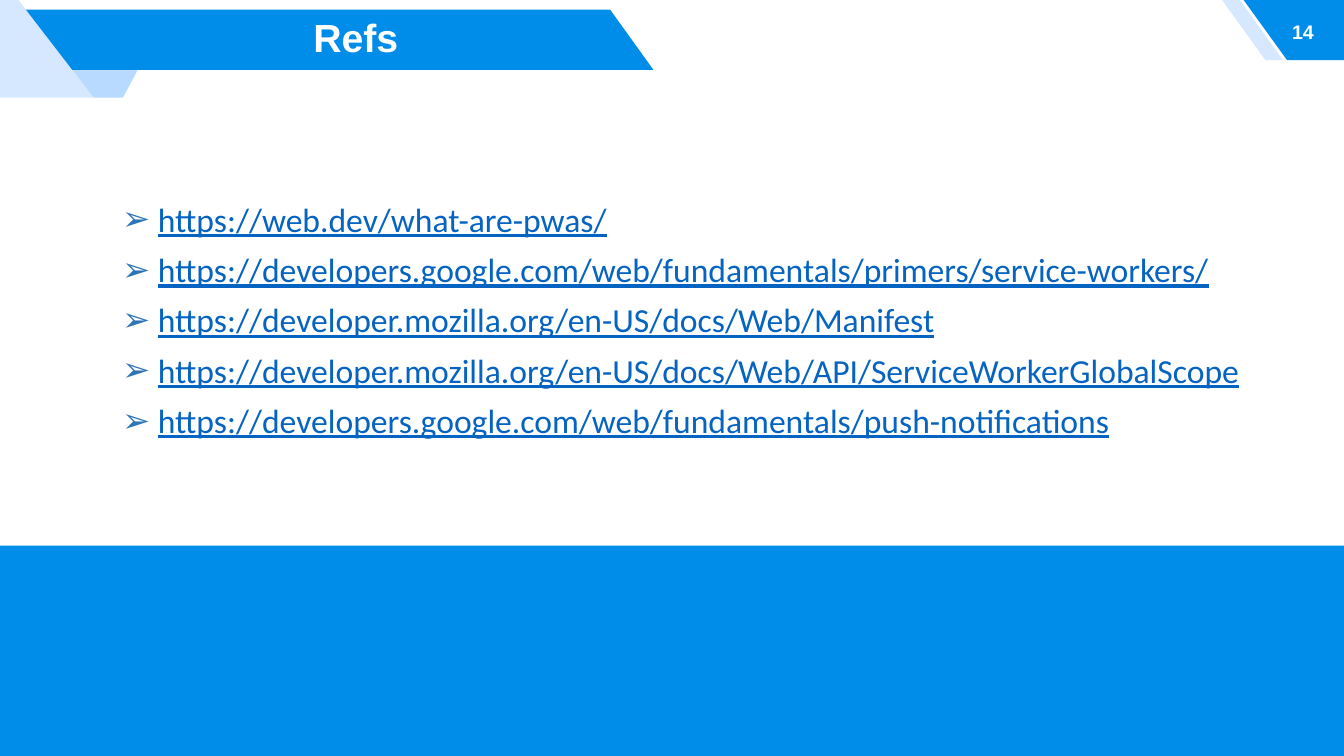
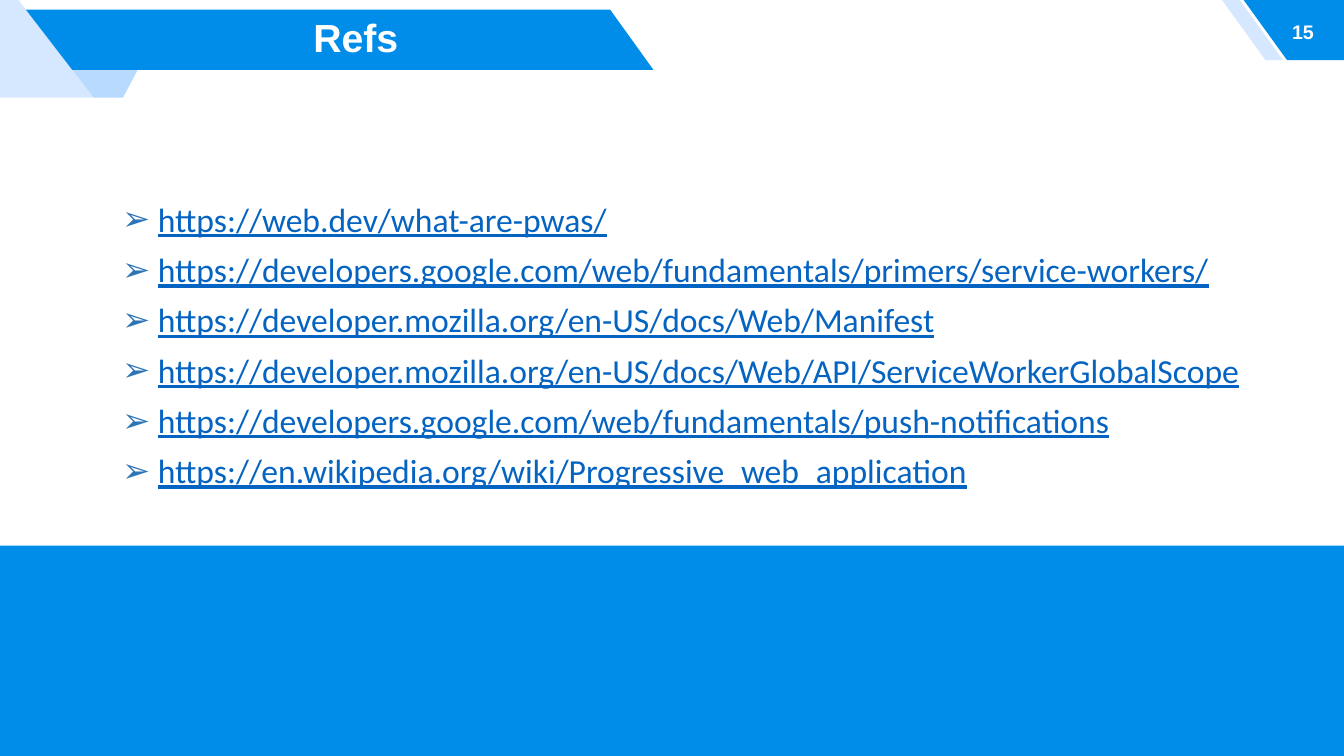
Before and after one commit to thanhnv011094/thuyet-trinh-pwa, a slide deck: slide 15 of PWA.pptx (slide 14 before the commit). Drawn at 1344x756 pixels with LibreOffice and Linux fonts; fonts in the diff are those of the drawing; background and template pictures are left out. Boxes give left, top, right and bottom in pixels: in the first picture for what was removed or moved away, otherwise in the second. Text is boxed around its words. In the diff, an @@ line names an element or a change of style, - is before the commit and + after.

```diff
--- a/PWA.pptx
+++ b/PWA.pptx
@@ page number at bbox=[1292, 25, 1314, 40]: text changed @@
-14
+15
@@ text at bbox=[158, 459, 967, 489]: paragraph added @@
+➢ https://en.wikipedia.org/wiki/Progressive_web_application
```
Also in this commit, not shown: 3 other slides changed, 1 slide added.
